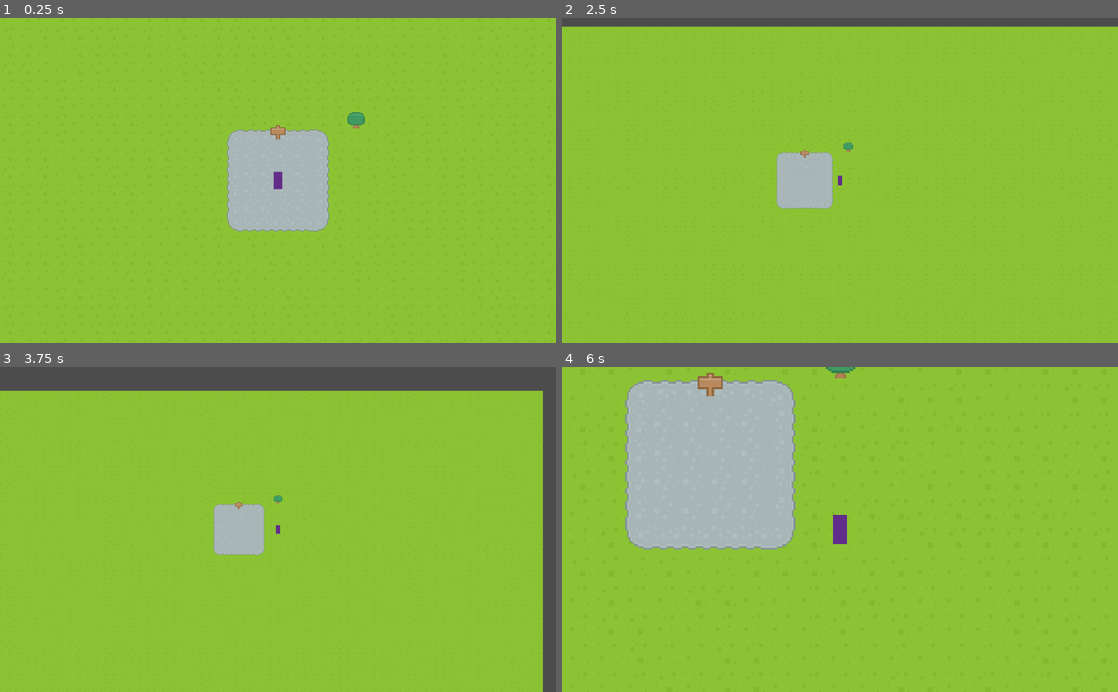
Above: before the commit, frames 1-4 (two rows, left to right).
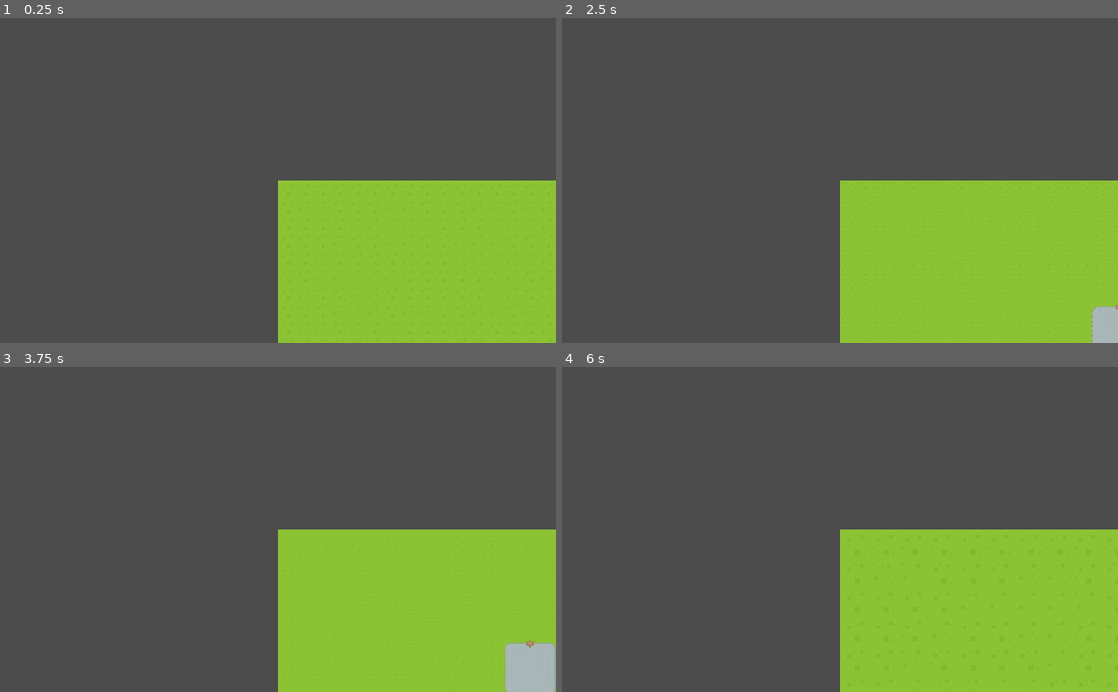
Above: after the commit, the same moments.

Repository: acleverpun/waves
Game: Godot game, scene res://src/states/main.tscn
Same seed, same stepped clock (60 frames per second), same inputs: the game is played once before the commit and once after it.
Inputs (mouse positions are in pixels of both pictures, inside the frame that each line leads up to):
- Up to frame 1 (0.25 s): no input
- Up to frame 2 (2.5 s): tap Enter at 0.5 s; move the mouse to (962, 164) at 0.52 s; hold U (move.right) 0.53-1.25 s; hold Right mouse button (target.clear) 0.53-1.25 s; click (962, 164) at 0.67 s; drag from (728, 196) to (812, 245) at 1.27 s; tap Space at 2 s; move the mouse to (895, 109) at 2.02 s; hold U (move.right) from 2.03 s (still down); hold Mouse wheel down (cam.zoom-out) from 2.03 s (still down); right-click (895, 109) at 2.3 s
- Up to frame 3 (3.75 s): release U (move.right) at 2.75 s; release Mouse wheel down (cam.zoom-out) at 2.75 s; drag from (250, 594) to (111, 480) at 2.77 s; tap Enter at 3.5 s; drag from (11, 386) to (305, 529) at 3.52 s
- Up to frame 4 (6 s): tap Space at 4.25 s; drag from (673, 480) to (756, 448) at 4.27 s; tap Enter at 5 s; move the mouse to (867, 529) at 5.02 s; hold E (move.down) 5.03-5.75 s; hold Mouse wheel up (cam.zoom-in) 5.03-5.75 s; click (867, 529) at 5.17 s; right-click (867, 529) at 5.3 s; drag from (756, 448) to (728, 545) at 5.77 s

The runs differ from the first frame. In frame 1, 76% of the frame differs, in the area x 0-100%, y 0-100%; in frame 2, 73%; in frame 3, 69%; in frame 4, 75%.

Commit message:
Made movement, selection, and camera controllers instead of components.
Signed-off-by: Ross Hadden <rosshadden@gmail.com>

Diff:
--- a/src/actors/player.tscn
+++ b/src/actors/player.tscn
@@ -1,9 +1,9 @@
 [gd_scene load_steps=6 format=2]
 
 [ext_resource path="res://src/actors/player.gd" type="Script" id=1]
-[ext_resource path="res://src/components/mover.tscn" type="PackedScene" id=2]
-[ext_resource path="res://src/components/selector.tscn" type="PackedScene" id=3]
-[ext_resource path="res://src/components/camera.gd" type="Script" id=4]
+[ext_resource path="res://src/controllers/camera.gd" type="Script" id=2]
+[ext_resource path="res://src/controllers/movement.tscn" type="PackedScene" id=3]
+[ext_resource path="res://src/controllers/selection.tscn" type="PackedScene" id=4]
 
 [sub_resource type="CapsuleShape2D" id=1]
 radius = 4.0
@@ -12,11 +12,18 @@
 [node name="player" type="KinematicBody2D"]
 script = ExtResource( 1 )
 
+[node name="controllers" type="Node" parent="."]
+
+[node name="cam" type="Camera2D" parent="controllers"]
+current = true
+zoom = Vector2( 0.5, 0.5 )
+script = ExtResource( 2 )
+
+[node name="movement" parent="controllers" instance=ExtResource( 3 )]
+
+[node name="selection" parent="controllers" instance=ExtResource( 4 )]
+
 [node name="components" type="Node" parent="."]
-
-[node name="mover" parent="components" instance=ExtResource( 2 )]
-
-[node name="selector" parent="components" instance=ExtResource( 3 )]
 
 [node name="sprite" type="Polygon2D" parent="."]
 position = Vector2( 4, 16 )
@@ -26,8 +33,3 @@
 [node name="collision" type="CollisionShape2D" parent="."]
 position = Vector2( 0, 4 )
 shape = SubResource( 1 )
-
-[node name="cam" type="Camera2D" parent="."]
-current = true
-zoom = Vector2( 0.5, 0.5 )
-script = ExtResource( 4 )
--- a/src/components/mover.tscn
+++ /dev/null
@@ -1,6 +0,0 @@
-[gd_scene load_steps=2 format=2]
-
-[ext_resource path="res://src/components/mover.gd" type="Script" id=1]
-
-[node name="mover" type="Node"]
-script = ExtResource( 1 )
--- a/src/components/selector.tscn
+++ /dev/null
@@ -1,6 +0,0 @@
-[gd_scene load_steps=2 format=2]
-
-[ext_resource path="res://src/components/selector.gd" type="Script" id=1]
-
-[node name="selector" type="Node"]
-script = ExtResource( 1 )
--- /dev/null
+++ b/src/controllers/movement.tscn
@@ -0,0 +1,6 @@
+[gd_scene load_steps=2 format=2]
+
+[ext_resource path="res://src/controllers/movement.gd" type="Script" id=1]
+
+[node name="movement" type="Node"]
+script = ExtResource( 1 )
--- a/src/components/selector.gd
+++ b/src/controllers/selection.gd
@@ -5,8 +5,8 @@
 func _ready():
 	events.needs([
 		"selectable:created",
-		"selector:deselect",
-		"selector:select",
+		"selection:deselect",
+		"selection:select",
 	])
 
 	events.on("selectable:created", self, "selectableCreated")
@@ -29,10 +29,10 @@
 	if selected != entity:
 		selected = entity
 		prints("Selected", selected.name, selected)
-		events.emit_signal("selector:select", selected)
+		events.emit_signal("selection:select", selected)
 
 func deselect():
 	if selected:
 		prints("Deselected", selected.name, selected)
 		selected = null
-		events.emit_signal("selector:deselect", selected)
+		events.emit_signal("selection:deselect", selected)
--- /dev/null
+++ b/src/controllers/selection.tscn
@@ -0,0 +1,6 @@
+[gd_scene load_steps=2 format=2]
+
+[ext_resource path="res://src/controllers/selection.gd" type="Script" id=1]
+
+[node name="selection" type="Node"]
+script = ExtResource( 1 )
--- a/src/gui/target.gd
+++ b/src/gui/target.gd
@@ -2,12 +2,12 @@
 
 func _ready():
 	events.needs([
-		"selector:deselect",
-		"selector:select",
+		"selection:deselect",
+		"selection:select",
 	])
 
-	events.on("selector:select", self, "onSelect")
-	events.on("selector:deselect", self, "onDeselect")
+	events.on("selection:select", self, "onSelect")
+	events.on("selection:deselect", self, "onDeselect")
 
 func onSelect(entity: Node):
 	text = entity.name
Renamed: src/components/camera.gd -> src/controllers/camera.gd
Renamed: src/components/mover.gd -> src/controllers/movement.gd
